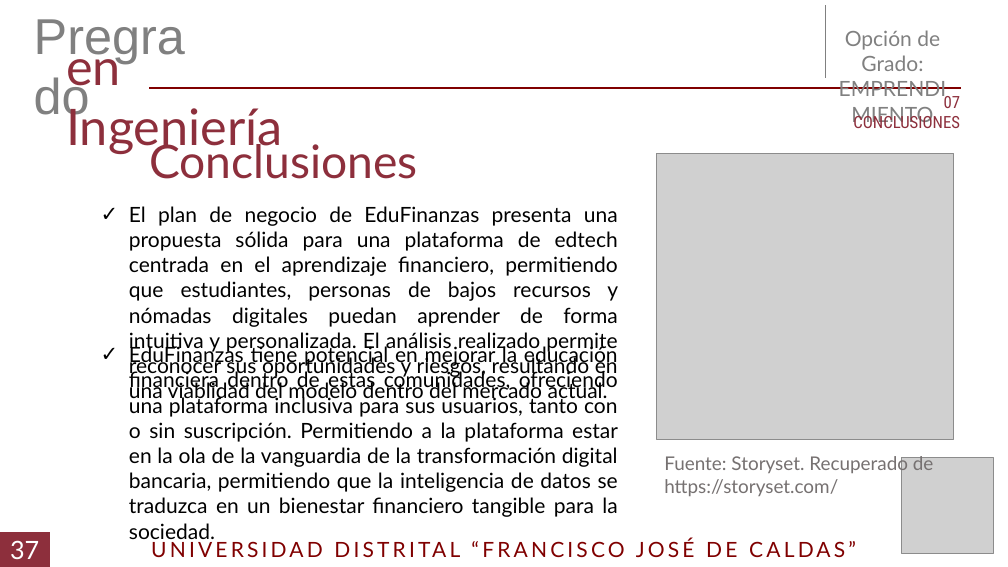
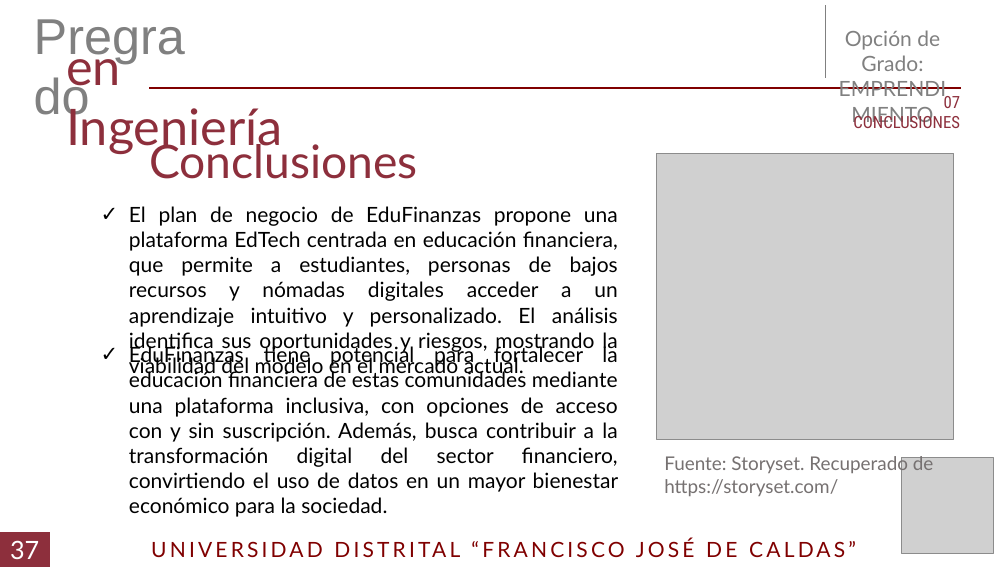
Before and after one commit to DLRin/anteproyecto, a slide deck: slide 38 of Presentacion/Presentacion.pptx. Drawn at 1008x567 pixels with LibreOffice and Linux fonts; fonts in the diff are those of the drawing; grey boxes stand for pictures. Boxes give left, top, right and bottom in pixels: in the first picture for what was removed or moved away, otherwise in the second. Text is boxed around its words. In the diff, an @@ line names an element or a change of style, - is before the commit and + after.

```diff
--- a/Presentacion/Presentacion.pptx
+++ b/Presentacion/Presentacion.pptx
@@ text at (129, 206, 618, 378): text changed @@
-✓ El plan de negocio de EduFinanzas presenta una propuesta sólida para una plataforma de edtech centrada en el aprendizaje financiero, permitiendo que estudiantes, personas de bajos recursos y nómadas digitales puedan aprender de forma intuitiva y personalizada. El análisis realizado permite reconocer sus oportunidades y riesgos, resultando en una viablidad del modelo dentro del mercado actual.
+✓ El plan de negocio de EduFinanzas propone una plataforma EdTech centrada en educación financiera, que permite a estudiantes, personas de bajos recursos y nómadas digitales acceder a un aprendizaje intuitivo y personalizado. El análisis identifica sus oportunidades y riesgos, mostrando la viabilidad del modelo en el mercado actual.
@@ text at (129, 344, 618, 517): text changed @@
-✓ EduFinanzas tiene potencial en mejorar la educación financiera dentro de estas comunidades, ofreciendo una plataforma inclusiva para sus usuarios, tanto con o sin suscripción. Permitiendo a la plataforma estar en la ola de la vanguardia de la transformación digital bancaria, permitiendo que la inteligencia de datos se traduzca en un bienestar financiero tangible para la sociedad.
+✓ EduFinanzas tiene potencial para fortalecer la educación financiera de estas comunidades mediante una plataforma inclusiva, con opciones de acceso con y sin suscripción. Además, busca contribuir a la transformación digital del sector financiero, convirtiendo el uso de datos en un mayor bienestar económico para la sociedad.
```
Also in this commit, not shown: 2 other slides changed, 2 other files.
